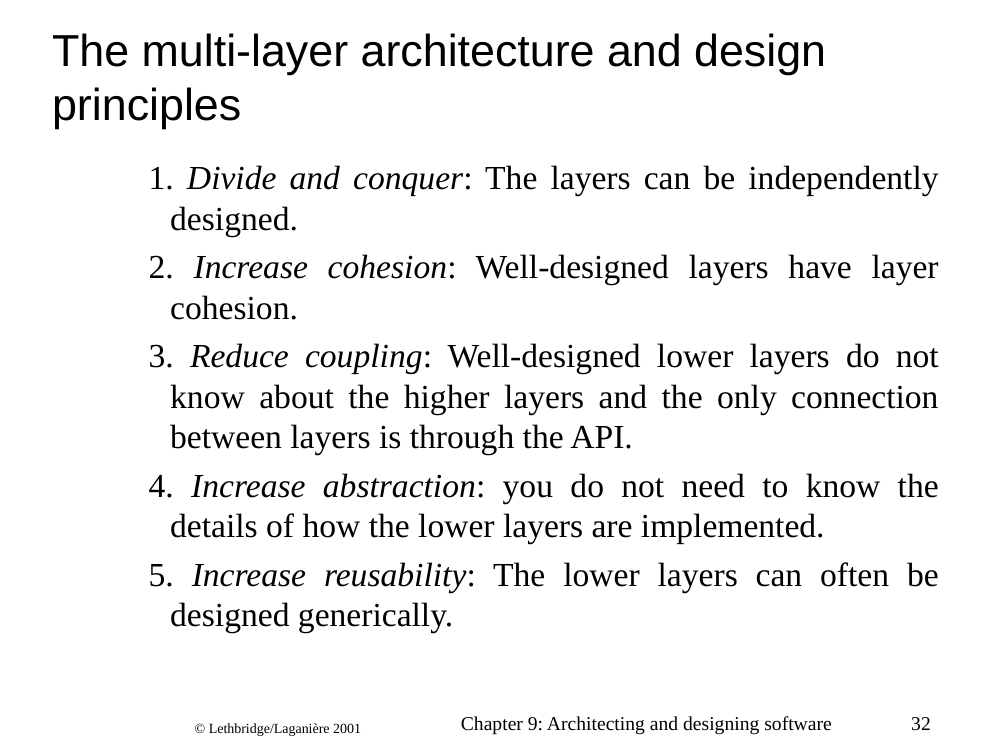
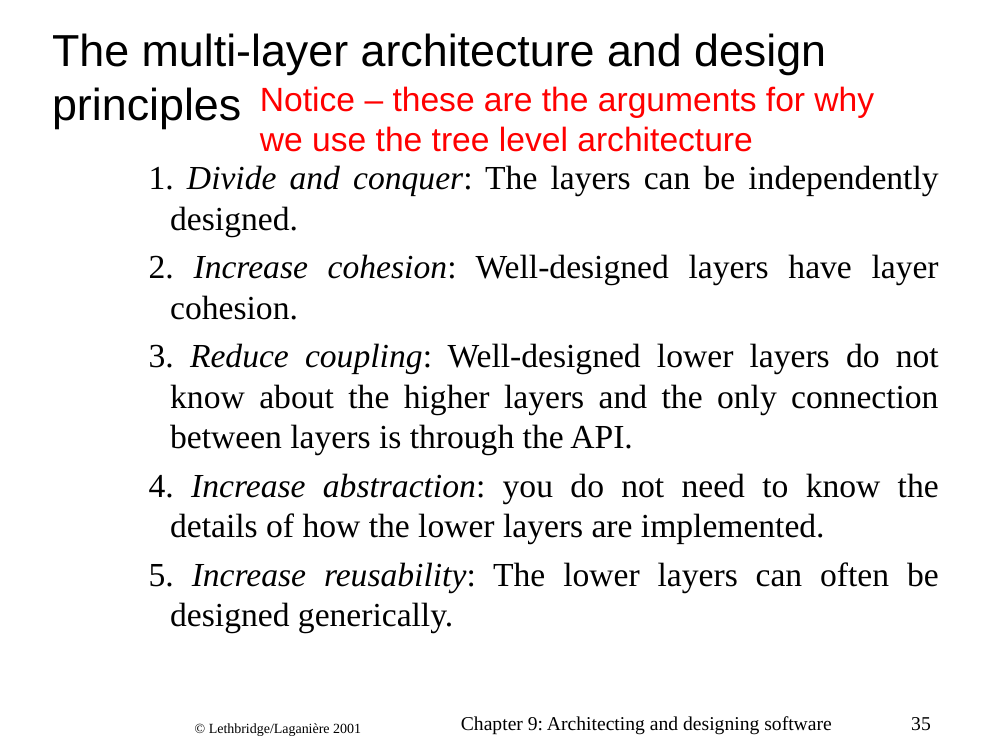
Before and after one commit to CphBusCosSem2/week9-14-Project-part-1, a slide deck: slide 35 of arch-LethbridgeLaganiere_ch09.ppt (slide 32 before the commit). Drawn at 1008x756 pixels with LibreOffice and Linux fonts; fonts in the diff are those of the drawing; background and template pictures are left out. Boxes give left, top, right and bottom in pixels: in the first picture for what was removed or moved away, otherwise in the second. Text is boxed around its words. In the diff, an @@ line names an element or a change of style, - is before the commit and + after.

```diff
--- a/arch-LethbridgeLaganiere_ch09.ppt
+++ b/arch-LethbridgeLaganiere_ch09.ppt
@@ text added at (x1=260, y1=86, x2=874, y2=152), 24 pt, text #FF0000 @@
+Notice – these are the arguments for why we use the tree level architecture
@@ page number at (x1=911, y1=717, x2=931, y2=731): text changed @@
-32
+35
```
Also in this commit, not shown: 15 other slides changed, 1 slide added, 1 slide removed, 1 other file.
